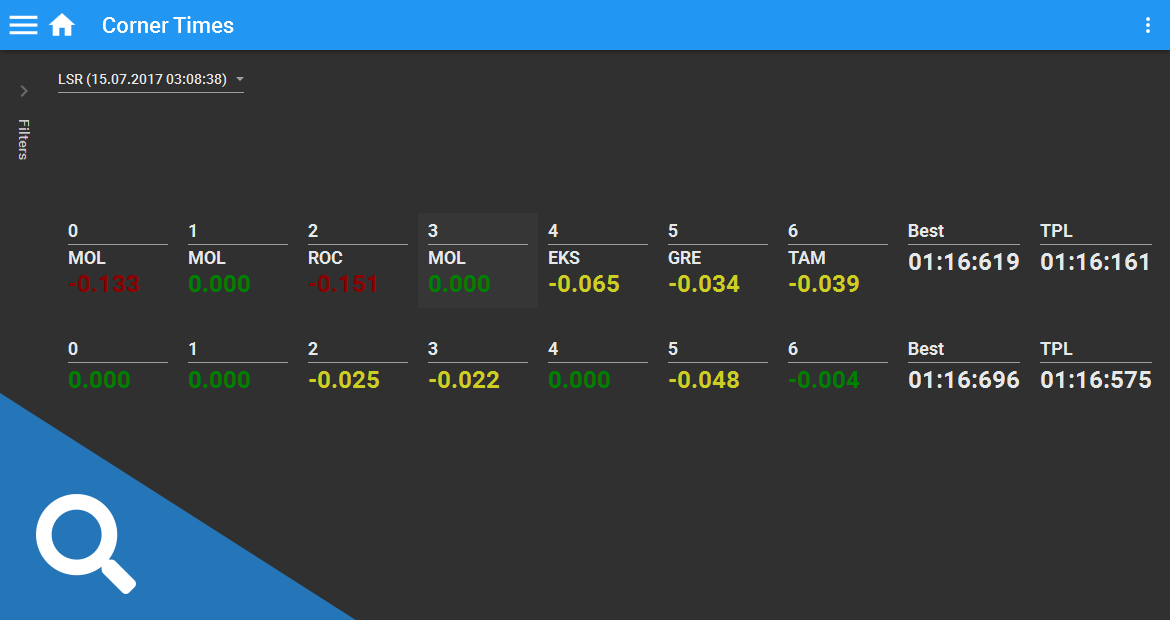
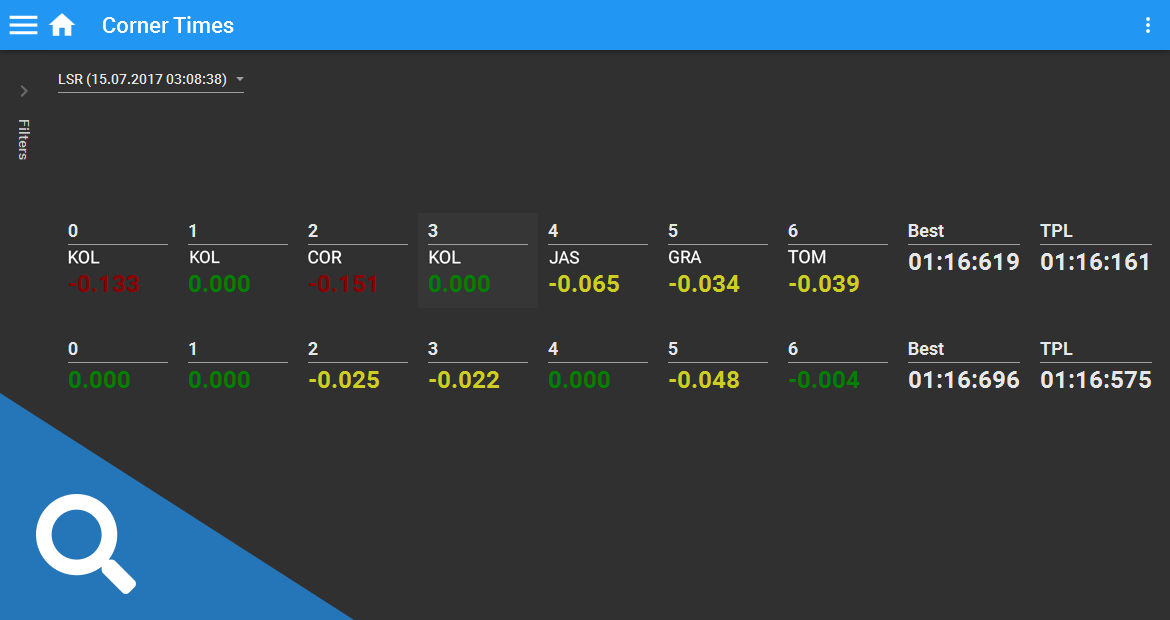
Layer changes from the first 1170 × 620 image to the second:
added layer "Layer 6(pasted)" above "path815.png" over <box>5,248,827,620</box>
